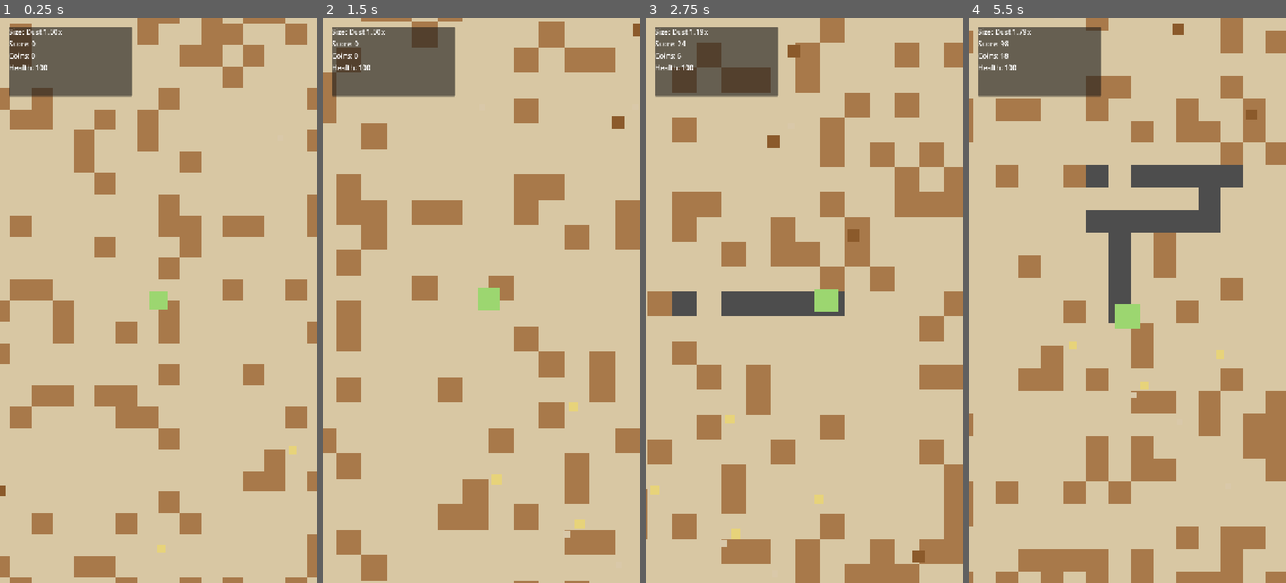
Above: before the commit, frames 1-4 (left to right).
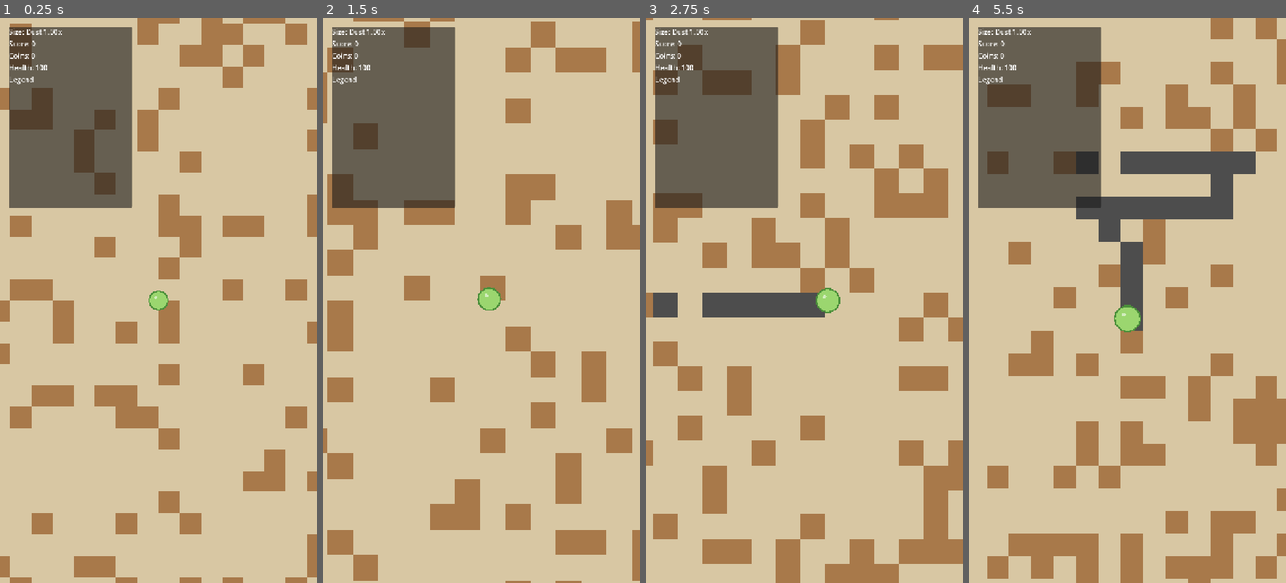
Above: after the commit, the same moments.

Repository: potatozepp/LetItRoll
Game: Godot game, scene res://scenes/Main.tscn
Two runs of this game, one before a commit and one after it. Both use one fixed random seed, a clock stepped at 60 frames per second and the inputs below.
Inputs (mouse positions are in pixels of both pictures, inside the frame that each line leads up to):
- Up to frame 1 (0.25 s): no input
- Up to frame 2 (1.5 s): move the mouse to (551, 272) at 0.52 s; hold D (move_right) 0.53-1.25 s; click (551, 272) at 0.67 s; drag from (418, 328) to (510, 300) at 1.27 s
- Up to frame 3 (2.75 s): move the mouse to (836, 176) at 2.02 s; hold D (move_right) from 2.03 s (still down)
- Up to frame 4 (5.5 s): release D (move_right) at 2.75 s; drag from (1111, 413) to (1057, 532) at 2.77 s; move the mouse to (1222, 385) at 3.52 s; hold A (move_left) 3.53-4.25 s; drag from (1032, 215) to (1143, 351) at 4.27 s; move the mouse to (1143, 300) at 5.02 s; hold S (move_down) from 5.03 s (still down); click (1143, 300) at 5.17 s

The runs differ from the first frame. In frame 1, 7.9% of the frame differs, in the area x 0-94%, y 10-95%; in frame 2, 18%; in frame 3, 36%, in the area x 0-100%, y 0-100%; in frame 4, 34%.
Error after the commit: Parse Error: Cannot infer the type of "hazard" variable because the value doesn't have a set type. (res://scripts/world/WorldSpawner.gd:80)

Commit message:
Add hazards and gameplay clarity

Diff:
--- a/scenes/Main.tscn
+++ b/scenes/Main.tscn
@@ -60,7 +60,7 @@
 offset_left = 20.0
 offset_top = 20.0
 offset_right = 300.0
-offset_bottom = 178.0
+offset_bottom = 430.0
 
 [node name="Stats" type="VBoxContainer" parent="Hud/Panel"]
 
@@ -79,3 +79,9 @@
 [node name="HealthLabel" type="Label" parent="Hud/Panel/Stats"]
 unique_name_in_owner = true
 text = "Health: 100"
+
+[node name="LegendTitle" type="Label" parent="Hud/Panel/Stats"]
+text = "Legend"
+
+[node name="LegendList" type="VBoxContainer" parent="Hud/Panel/Stats"]
+unique_name_in_owner = true
--- a/scripts/Main.gd
+++ b/scripts/Main.gd
@@ -23,7 +23,7 @@
 	spawner.config = config
 	spawner.run_state = run_state
 	spawner.player = player
-	hud.setup(run_state)
+	hud.setup(run_state, spawner.get_legend_entries())
 	run_state.reset(config)
 	player._update_scale()
 
--- a/scripts/core/GameConfig.gd
+++ b/scripts/core/GameConfig.gd
@@ -1,7 +1,7 @@
 extends Resource
 class_name GameConfig
 
-@export var base_speed: float = 260.0
+@export var base_speed: float = 275.0
 @export var start_size: float = 1.0
 @export var start_health: float = 100.0
 @export var absorb_ratio: float = 0.92
@@ -12,3 +12,6 @@
 @export var spawn_radius: float = 1200.0
 @export var despawn_radius: float = 1800.0
 @export var max_pickups: int = 80
+@export var max_pickups_cap: int = 180
+@export var hazard_damage_cooldown: float = 0.75
+@export var hazard_knockback: float = 360.0
--- a/scripts/player/PlayerBall.gd
+++ b/scripts/player/PlayerBall.gd
@@ -11,8 +11,9 @@
 var input_vector: Vector2 = Vector2.ZERO
 var drag_origin: Vector2 = Vector2.ZERO
 var dragging := false
+var hazard_cooldowns: Dictionary = {}
 
-@onready var visual: ColorRect = $Visual
+@onready var visual: CanvasItem = $Visual
 @onready var collision_shape: CollisionShape2D = $CollisionShape2D
 @onready var absorb_area: Area2D = $AbsorbArea
 @onready var absorb_shape: CollisionShape2D = $AbsorbArea/CollisionShape2D
@@ -33,8 +34,8 @@
 func _physics_process(delta: float) -> void:
 	var keyboard := Input.get_vector("move_left", "move_right", "move_up", "move_down")
 	var move_input := keyboard if keyboard.length() > 0.05 else input_vector
-	var size_speed_penalty := clampf(1.0 / sqrt(run_state.size), 0.28, 1.0)
-	velocity = move_input * config.base_speed * size_speed_penalty
+	var size_speed_factor := clampf(1.0 / pow(maxf(run_state.size, 1.0), 0.38) + log(maxf(run_state.size, 1.0)) * 0.045, 0.36, 1.18)
+	velocity = move_input * config.base_speed * size_speed_factor
 	move_and_slide()
 	_consume_terrain()
 	_pull_nearby_pickups(delta)
@@ -48,18 +49,35 @@
 
 func _pull_nearby_pickups(delta: float) -> void:
 	for body in absorb_area.get_overlapping_areas():
-		if body is Absorbable and growth_mode.can_absorb(run_state.size, body.object_size, config):
+		if body is Absorbable and not body.is_hazard and growth_mode.can_absorb(run_state.size, body.object_size, config):
 			var direction := global_position.direction_to(body.global_position)
 			body.global_position -= direction * config.attraction_radius * growth_mode.attraction_bonus * delta
 
 func _try_absorb_overlaps() -> void:
+	var now_msec := Time.get_ticks_msec()
 	for index in range(get_slide_collision_count()):
 		var collider := get_slide_collision(index).get_collider()
-		if collider is Absorbable:
+		if collider is Absorbable and not collider.is_hazard:
 			_absorb(collider)
 	for area in absorb_area.get_overlapping_areas():
 		if area is Absorbable and global_position.distance_to(area.global_position) <= _radius() + area.radius:
-			_absorb(area)
+			if area.is_hazard:
+				_touch_hazard(area, now_msec)
+			else:
+				_absorb(area)
+
+func _touch_hazard(hazard: Absorbable, now_msec: int) -> void:
+	if not is_instance_valid(hazard):
+		return
+	var id := hazard.get_instance_id()
+	var last_hit_msec := int(hazard_cooldowns.get(id, -1000000))
+	if now_msec - last_hit_msec < int(config.hazard_damage_cooldown * 1000.0):
+		return
+	hazard_cooldowns[id] = now_msec
+	var size_pressure := maxf(0.65, hazard.object_size / maxf(run_state.size, 0.1))
+	run_state.damage(hazard.damage * size_pressure)
+	var away := hazard.global_position.direction_to(global_position)
+	global_position += away * config.hazard_knockback * clampf(size_pressure, 0.6, 1.5) * get_physics_process_delta_time()
 
 func _absorb(pickup: Absorbable) -> void:
 	if not is_instance_valid(pickup) or not growth_mode.can_absorb(run_state.size, pickup.object_size, config):
@@ -72,9 +90,8 @@
 
 func _update_scale() -> void:
 	var radius := _radius()
-	visual.size = Vector2.ONE * radius * 2.0
-	visual.position = -visual.size * 0.5
-	visual.pivot_offset = visual.size * 0.5
+	visual.visible = false
+	queue_redraw()
 	var circle := collision_shape.shape as CircleShape2D
 	circle.radius = radius
 	var absorb_circle := absorb_shape.shape as CircleShape2D
@@ -82,3 +99,9 @@
 
 func _radius() -> float:
 	return 14.0 * pow(run_state.size, 0.42)
+
+func _draw() -> void:
+	var radius := _radius()
+	draw_circle(Vector2.ZERO, radius, Color("9bd66f"))
+	draw_arc(Vector2.ZERO, radius, 0.0, TAU, 48, Color("4b8f3a"), maxf(2.0, radius * 0.12))
+	draw_circle(Vector2(-radius * 0.28, -radius * 0.32), maxf(2.0, radius * 0.16), Color(1.0, 1.0, 1.0, 0.55))
--- a/scripts/ui/Hud.gd
+++ b/scripts/ui/Hud.gd
@@ -7,14 +7,16 @@
 @onready var score_label: Label = %ScoreLabel
 @onready var currency_label: Label = %CurrencyLabel
 @onready var health_label: Label = %HealthLabel
+@onready var legend_list: VBoxContainer = %LegendList
 
-func setup(state: RunState) -> void:
+func setup(state: RunState, legend_entries: Array[Dictionary] = []) -> void:
 	run_state = state
 	run_state.size_changed.connect(_on_size_changed)
 	run_state.score_changed.connect(func(value: int) -> void: score_label.text = "Score: %d" % value)
 	run_state.currency_changed.connect(func(value: int) -> void: currency_label.text = "Coins: %d" % value)
 	run_state.health_changed.connect(func(value: float) -> void: health_label.text = "Health: %d" % int(value))
 	_on_size_changed(run_state.size)
+	_populate_legend(legend_entries)
 
 func _on_size_changed(value: float) -> void:
 	size_label.text = "Size: %s" % _format_scale(value)
@@ -31,3 +33,17 @@
 	if value < 500.0:
 		return "Hill %.0fx" % value
 	return "Mountain %.0fx" % value
+
+func _populate_legend(entries: Array[Dictionary]) -> void:
+	for child in legend_list.get_children():
+		child.queue_free()
+	for entry in entries:
+		var row := HBoxContainer.new()
+		var swatch := ColorRect.new()
+		swatch.custom_minimum_size = Vector2(14.0, 14.0)
+		swatch.color = entry.get("color", Color.WHITE)
+		var label := Label.new()
+		label.text = entry.get("name", "Unknown")
+		row.add_child(swatch)
+		row.add_child(label)
+		legend_list.add_child(row)
--- a/scripts/world/Absorbable.gd
+++ b/scripts/world/Absorbable.gd
@@ -7,6 +7,9 @@
 @export var currency_value: int = 1
 @export var radius: float = 8.0
 @export var color: Color = Color.WHITE
+@export var display_name: String = "Unknown"
+@export var is_hazard: bool = false
+@export var damage: float = 0.0
 
 func configure(data: Dictionary) -> void:
 	object_size = data.get("size", object_size)
@@ -15,6 +18,9 @@
 	currency_value = data.get("currency", currency_value)
 	radius = data.get("radius", radius)
 	color = data.get("color", color)
+	display_name = data.get("name", display_name)
+	is_hazard = data.get("hazard", is_hazard)
+	damage = data.get("damage", damage)
 	_update_visuals()
 
 func _ready() -> void:
--- a/scripts/world/WorldSpawner.gd
+++ b/scripts/world/WorldSpawner.gd
@@ -9,15 +9,22 @@
 
 var rng := RandomNumberGenerator.new()
 var material_tiers := [
-	{"name": "dust", "size": 0.5, "radius": 4.0, "color": Color("d9c8a9")},
-	{"name": "sand", "size": 1.0, "radius": 6.0, "color": Color("e7d37a")},
-	{"name": "dirt", "size": 2.0, "radius": 8.0, "color": Color("8b5a2b")},
-	{"name": "leaf", "size": 4.0, "radius": 10.0, "color": Color("69b34c")},
-	{"name": "stone", "size": 8.0, "radius": 13.0, "color": Color("8e99a4")},
-	{"name": "rock", "size": 18.0, "radius": 18.0, "color": Color("6b7078")},
-	{"name": "tree", "size": 42.0, "radius": 25.0, "color": Color("2f7d32")},
-	{"name": "building", "size": 120.0, "radius": 40.0, "color": Color("6272a4")},
-	{"name": "mountain", "size": 420.0, "radius": 72.0, "color": Color("7f8c8d")}
+	{"name": "Dust", "size": 0.5, "radius": 4.0, "color": Color("d9c8a9")},
+	{"name": "Sand", "size": 1.0, "radius": 6.0, "color": Color("e7d37a")},
+	{"name": "Dirt", "size": 2.0, "radius": 8.0, "color": Color("8b5a2b")},
+	{"name": "Leaf", "size": 4.0, "radius": 10.0, "color": Color("69b34c")},
+	{"name": "Stone", "size": 8.0, "radius": 13.0, "color": Color("8e99a4")},
+	{"name": "Rock", "size": 18.0, "radius": 18.0, "color": Color("6b7078")},
+	{"name": "Tree", "size": 42.0, "radius": 25.0, "color": Color("2f7d32")},
+	{"name": "Building", "size": 120.0, "radius": 40.0, "color": Color("6272a4")},
+	{"name": "Mountain", "size": 420.0, "radius": 72.0, "color": Color("7f8c8d")}
+]
+
+var hazard_tiers := [
+	{"name": "Thorns", "size": 1.25, "radius": 9.0, "color": Color("d81b60"), "damage": 12.0},
+	{"name": "Fire", "size": 6.0, "radius": 14.0, "color": Color("ff5722"), "damage": 18.0},
+	{"name": "Spikes", "size": 24.0, "radius": 21.0, "color": Color("b71c1c"), "damage": 28.0},
+	{"name": "Void", "size": 95.0, "radius": 34.0, "color": Color("4a148c"), "damage": 42.0}
 ]
 
 func _ready() -> void:
@@ -27,14 +34,16 @@
 	if player == null:
 		return
 	_trim_far_objects()
-	while get_child_count() < config.max_pickups:
+	var target_pickups := _target_pickup_count()
+	while get_child_count() < target_pickups:
 		_spawn_pickup()
 
 func _spawn_pickup() -> void:
-	var tier := _choose_tier()
+	var tier := _choose_spawn_tier()
 	var pickup := ABSORBABLE_SCENE.instantiate() as Absorbable
 	var angle := rng.randf_range(0.0, TAU)
-	var distance := rng.randf_range(config.spawn_radius * 0.25, config.spawn_radius)
+	var spawn_radius := _current_spawn_radius()
+	var distance := rng.randf_range(spawn_radius * 0.25, spawn_radius)
 	pickup.global_position = player.global_position + Vector2.from_angle(angle) * distance
 	pickup.configure({
 		"size": tier["size"] * rng.randf_range(0.85, 1.2),
@@ -43,10 +52,18 @@
 		"currency": maxi(1, int(sqrt(tier["size"]))),
 		"radius": tier["radius"],
 		"color": tier["color"],
+		"name": tier["name"],
+		"hazard": tier.get("hazard", false),
+		"damage": tier.get("damage", 0.0),
 	})
 	add_child(pickup)
 
-func _choose_tier() -> Dictionary:
+func _choose_spawn_tier() -> Dictionary:
+	if rng.randf() < _hazard_chance():
+		return _choose_hazard_tier()
+	return _choose_material_tier()
+
+func _choose_material_tier() -> Dictionary:
 	var reachable_size := run_state.size * 1.35
 	var candidates := material_tiers.filter(func(tier: Dictionary) -> bool: return tier["size"] <= reachable_size)
 	if candidates.is_empty():
@@ -55,7 +72,40 @@
 		return material_tiers[candidates.size()]
 	return candidates[rng.randi_range(0, candidates.size() - 1)]
 
+func _choose_hazard_tier() -> Dictionary:
+	var reachable_size := maxf(run_state.size, 1.0) * 2.2
+	var candidates := hazard_tiers.filter(func(tier: Dictionary) -> bool: return tier["size"] <= reachable_size)
+	if candidates.is_empty():
+		return hazard_tiers[0]
+	var hazard := candidates[rng.randi_range(0, candidates.size() - 1)].duplicate()
+	hazard["hazard"] = true
+	return hazard
+
+func _hazard_chance() -> float:
+	return clampf(0.12 + log(maxf(run_state.size, 1.0)) * 0.025, 0.12, 0.28)
+
+func _scale_view_factor() -> float:
+	return pow(maxf(run_state.size, 1.0), 0.22)
+
+func _current_spawn_radius() -> float:
+	return config.spawn_radius * _scale_view_factor()
+
+func _current_despawn_radius() -> float:
+	return config.despawn_radius * _scale_view_factor()
+
+func _target_pickup_count() -> int:
+	return mini(config.max_pickups_cap, int(config.max_pickups * pow(_scale_view_factor(), 1.25)))
+
+func get_legend_entries() -> Array[Dictionary]:
+	var entries: Array[Dictionary] = []
+	for tier in material_tiers:
+		entries.append({"name": tier["name"], "color": tier["color"]})
+	for tier in hazard_tiers:
+		entries.append({"name": tier["name"], "color": tier["color"]})
+	return entries
+
 func _trim_far_objects() -> void:
+	var despawn_radius := _current_despawn_radius()
 	for child in get_children():
-		if child is Node2D and child.global_position.distance_to(player.global_position) > config.despawn_radius:
+		if child is Node2D and child.global_position.distance_to(player.global_position) > despawn_radius:
 			child.queue_free()
